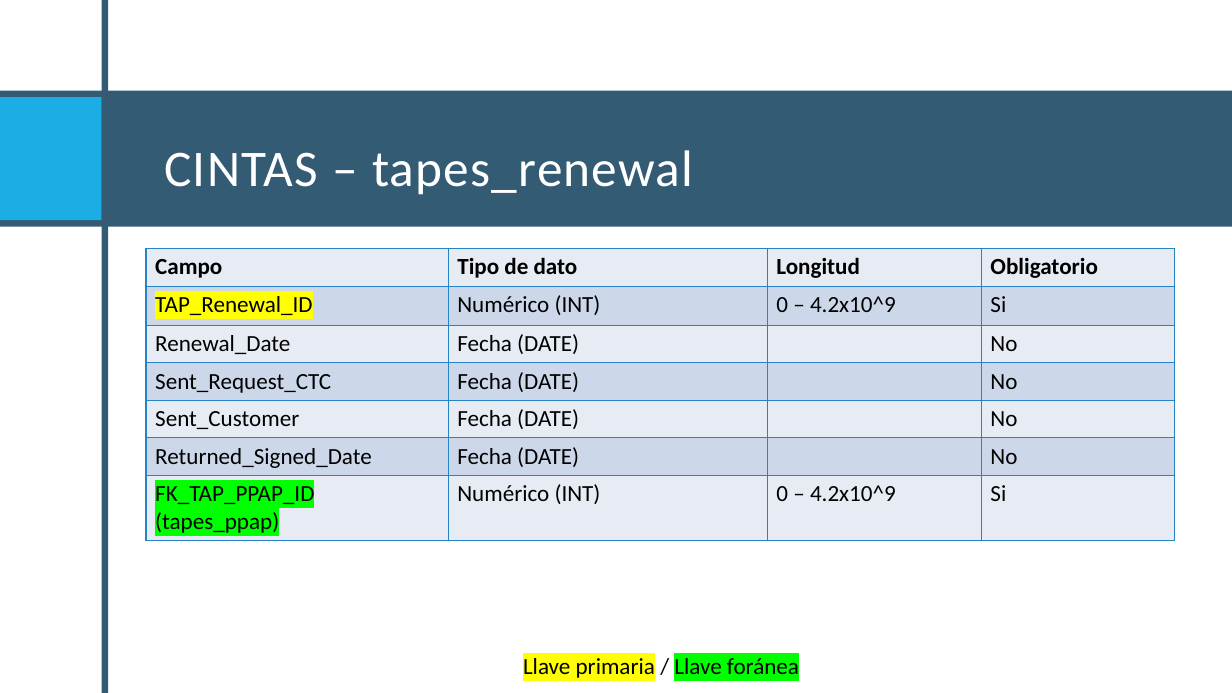
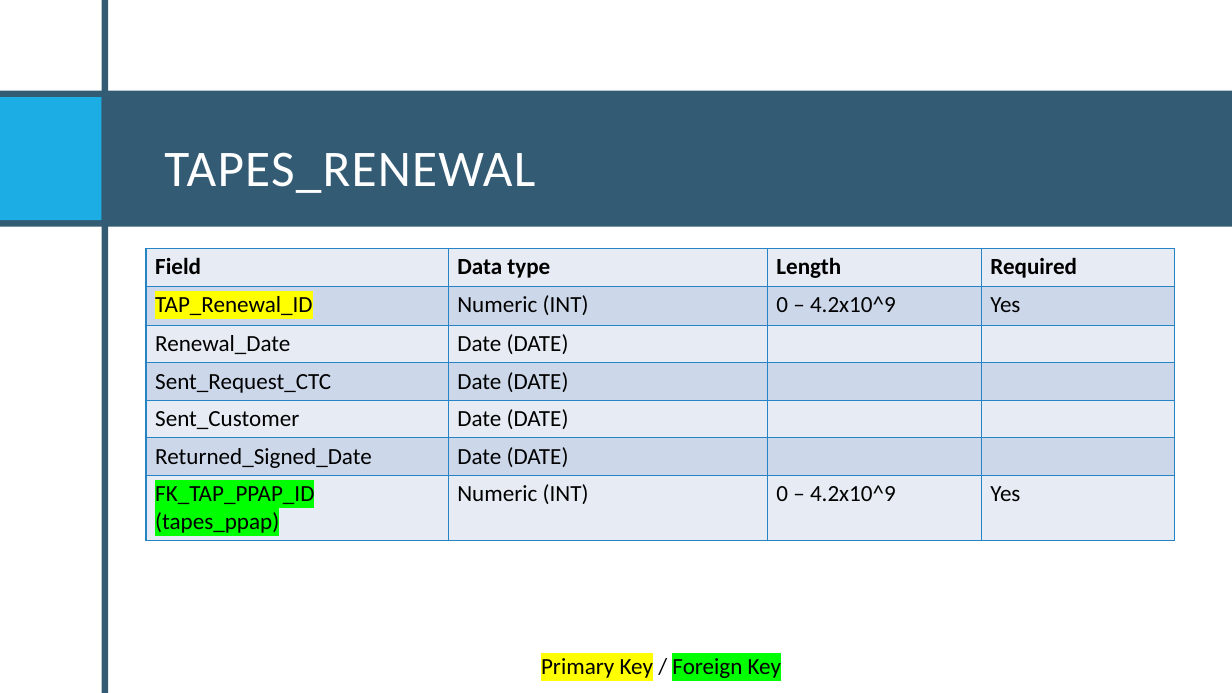
Before and after one commit to Santiago-004/proyecto, a slide deck: slide 16 of Proyecto Final.pptx (slide 19 before the commit). Drawn at 1232x693 pixels with LibreOffice and Linux fonts; fonts in the diff are those of the drawing. Boxes give left, top, right and bottom in pixels: in the first picture for what was removed or moved away, otherwise in the second. Text is boxed around its words. In the diff, an @@ line names an element or a change of style, - is before the commit and + after.

```diff
--- a/Proyecto Final.pptx
+++ b/Proyecto Final.pptx
@@ title at (164,152,535,193): text changed @@
-CINTAS – tapes_renewal
+TAPES_RENEWAL
@@ table at (146,249,1175,538) @@
-row 1: Campo | Tipo de dato | Longitud | Obligatorio
+row 1: Field | Data type | Length | Required
-row 2, column 2: Numérico (INT)
+row 2, column 2: Numeric (INT)
-row 2, column 4: Si
+row 2, column 4: Yes
-row 3, column 2: Fecha (DATE)
+row 3, column 2: Date (DATE)
-row 3, column 4: No
+row 3, column 4: 
-row 4, column 2: Fecha (DATE)
+row 4, column 2: Date (DATE)
-row 4, column 4: No
+row 4, column 4: 
-row 5, column 2: Fecha (DATE)
+row 5, column 2: Date (DATE)
-row 5, column 4: No
+row 5, column 4: 
-row 6, column 2: Fecha (DATE)
+row 6, column 2: Date (DATE)
-row 6, column 4: No
+row 6, column 4: 
-row 7, column 2: Numérico (INT)
+row 7, column 2: Numeric (INT)
-row 7, column 4: Si
+row 7, column 4: Yes
@@ text at (541,658,781,678): text changed @@
-Llave primaria / Llave foránea
+Primary Key / Foreign Key
```
Also in this commit, not shown: 17 other slides changed, 13 slides added, 22 slides removed.
